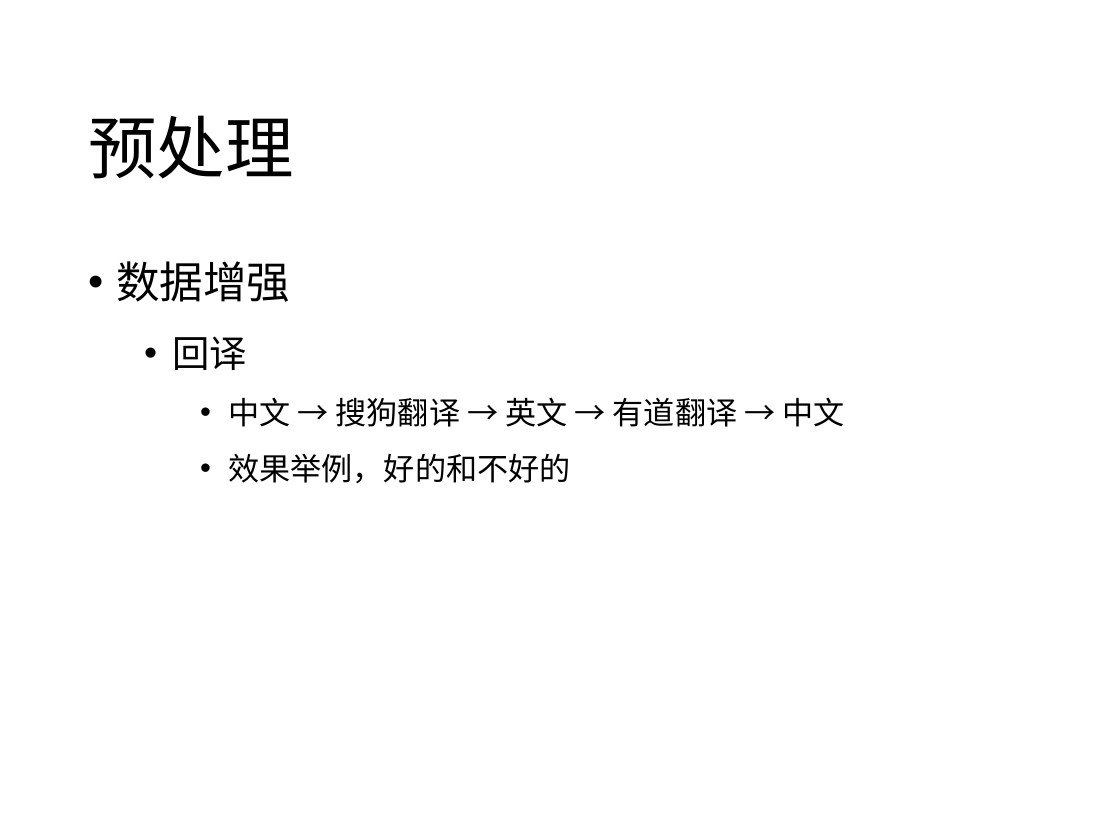
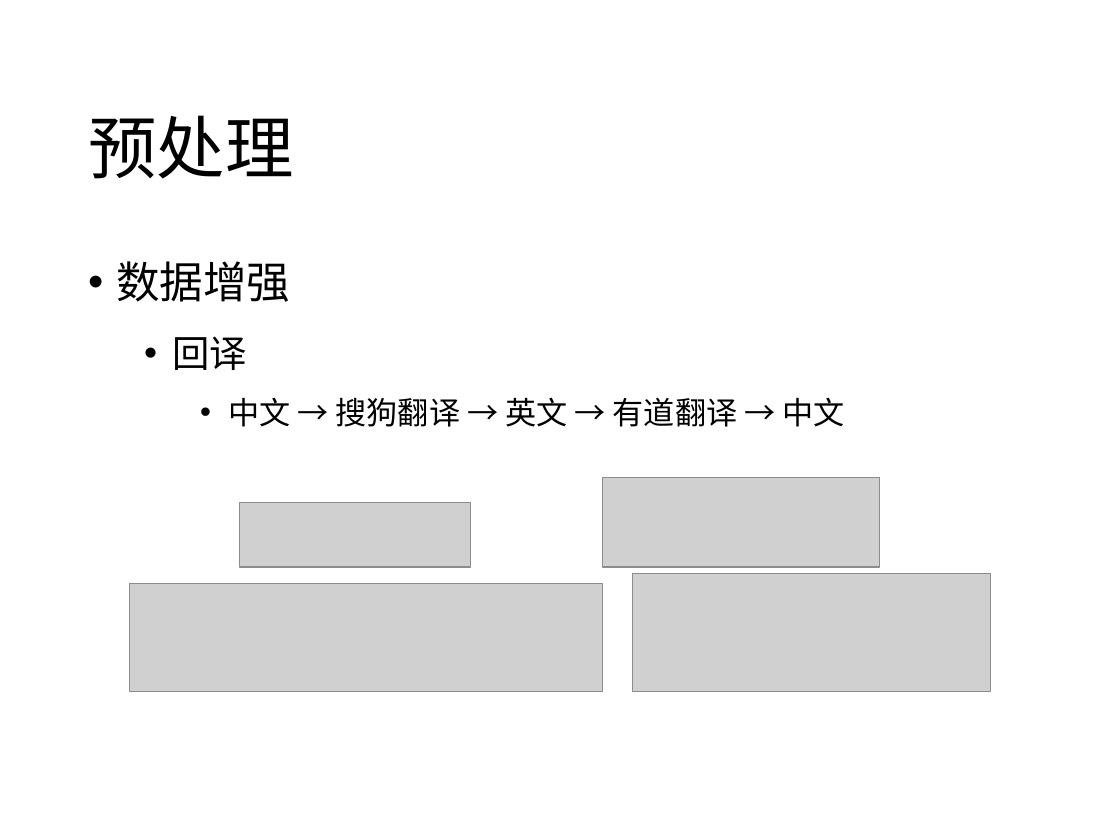
Before and after one commit to iseesaw/MRC, a slide deck: slide 4 of 0424.pptx. Drawn at 1120x840 pixels with LibreOffice and Linux fonts; fonts in the diff are those of the drawing; grey boxes stand for pictures. Boxes give left, top, right and bottom in pixels: in the first picture for what was removed or moved away, otherwise in the second. Text is boxed around its words. In the diff, an @@ line names an element or a change of style, - is before the commit and + after.

```diff
--- a/0424.pptx
+++ b/0424.pptx
@@ text at (228, 454, 571, 483): paragraph removed @@
-    • 效果举例，好的和不好的
@@ picture added at (603, 477, 880, 567) @@
@@ picture added at (240, 503, 470, 568) @@
@@ picture added at (130, 584, 603, 691) @@
@@ picture added at (633, 573, 991, 691) @@
```
Also in this commit, not shown: 7 other slides changed, 4 slides added, 1 other file.
